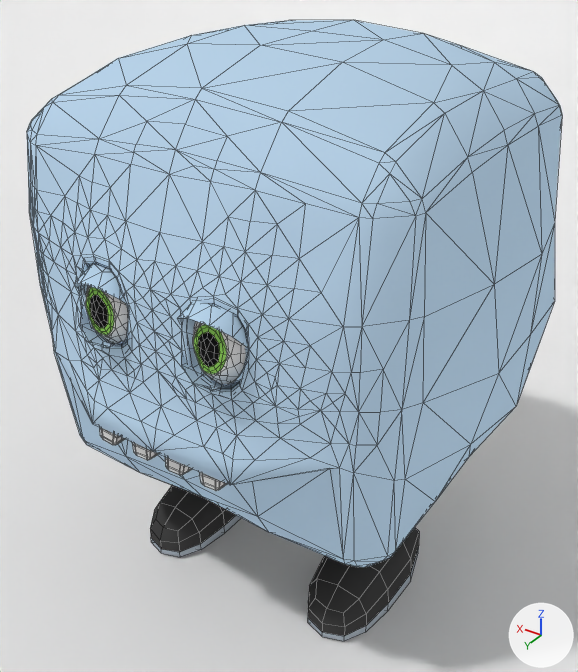
The Blender file 3Dmodels/Character/Cube_rigged.blend as it was, and as the next commit left it.
Rendered twice from a camera (50 mm lens) standing at (-2.07, 3.38, 3.63) and looking at (0.07, 0.08, 1.41). The axes (+X, +Y, +Z) are drawn at lower right. The lights are the same throughout. Mesh edges are drawn as thin lines.

Script lines for the objects in view, before the commit:
```python
mat_body = diffuse_material('Body')
mat_body.base_color = (0.473, 0.643, 0.8)  # blue #b7d2e7
me_body = bpy.data.meshes.new('Body')
me_body.from_pydata(...)  # 2265 vertices, 2754 faces, 2 loose edges; spans x -1.23..1.34, y -1.28..1.3, z -1.79..1.25
me_body.polygons.foreach_set('use_smooth', [True] * 2754)
# faces by material slot: [1225, 1293, 36, 72, 64, 64]
me_body.materials.append(mat_body)  # blue #b7d2e7
me_body.materials.append(mat_eyes)  # white #e7e7e7
me_body.materials.append(mat_pupil)  # black #181818
me_body.materials.append(mat_iris)  # green #8dc95b
me_body.materials.append(mat_shoe)  # black #424242
me_body.materials.append(mat_shoe_sole)  # light grey #b5c0ca
me_plane = bpy.data.meshes.new('Plane')
me_plane.from_pydata(...)  # 22 vertices, 10 faces; spans x -1.0..1.0, y -1.0..2.89, z 0.0..8.95
me_plane.polygons.foreach_set('use_smooth', [True] * 10)
ob_body = bpy.data.objects.new('Body', me_body)
ob_body.location = (0.0, 0.0, 1.774)
ob_ground = bpy.data.objects.new('Ground', me_plane)
ob_ground.location = (0.267, 0.015, 0.0)
ob_ground.scale = (28.8, 8.47, 1.0)
```
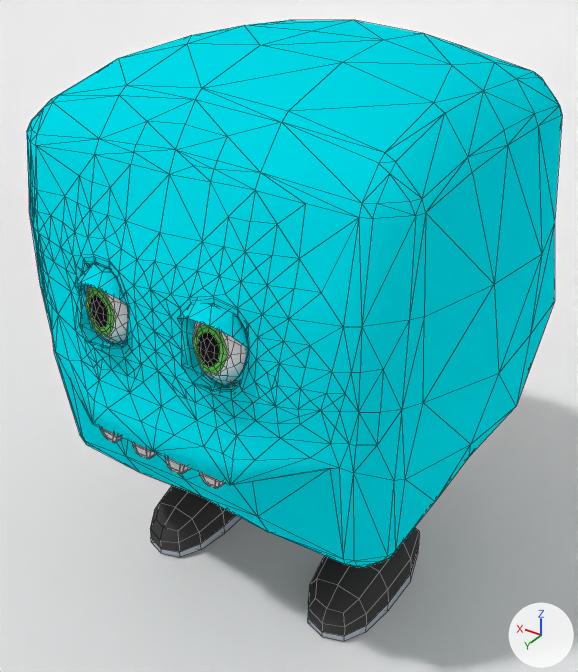
Where the change shows, as pixel boxes (x1, y1, x2, y2) in the pictures (578 x 672 px):
'Body', recoloured (blue to cyan): (27, 20, 562, 617) in both

The edits, one by one:
Material 'Body' (mat_body) changes colour from blue #b7d2e7 to cyan #00d9e7; in linear values from (0.473, 0.643, 0.8) to (0.0, 0.691, 0.8).
